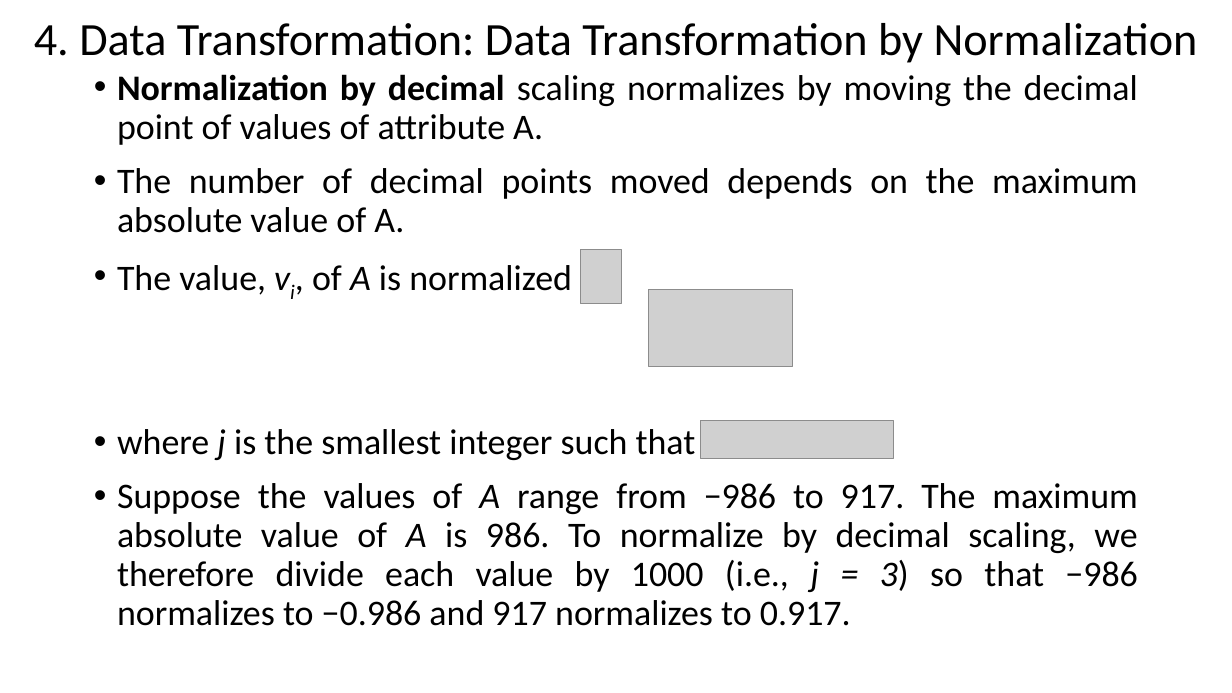
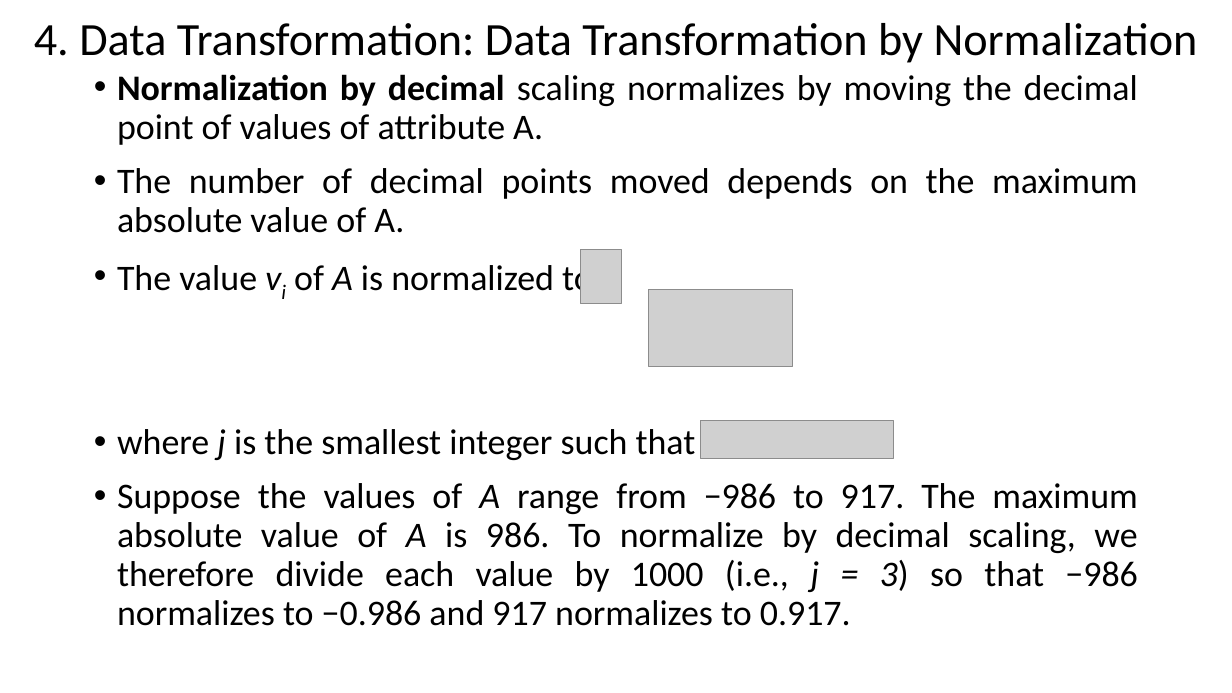
Before and after one commit to Gaurav-88074/MCA, a slide deck: slide 92 of SEM1/DATA MINING/3. Data Preprocessing (1).pptx (slide 93 before the commit). Drawn at 1232x693 pixels with LibreOffice and Linux fonts; fonts in the diff are those of the drawing; grey boxes stand for pictures. Boxes give left, top, right and bottom in pixels: in the first picture for what was removed or moved away, otherwise in the second. Text is boxed around its words. In the diff, an @@ line names an element or a change of style, - is before the commit and + after.

```diff
--- a/SEM1/DATA MINING/3. Data Preprocessing (1).pptx
+++ b/SEM1/DATA MINING/3. Data Preprocessing (1).pptx
@@ text at bbox=[117, 261, 593, 300]: text changed @@
-• The value, vi, of A is normalized to
+• The value vi of A is normalized to
```
Also in this commit, not shown: 19 other slides changed, 1 slide added, 1 slide removed, 18 other files.
